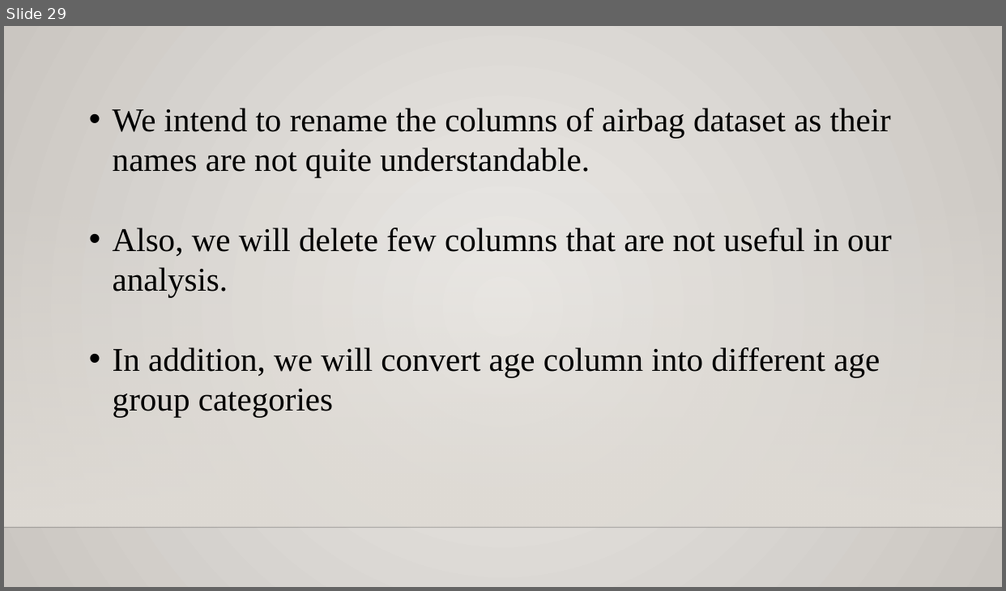
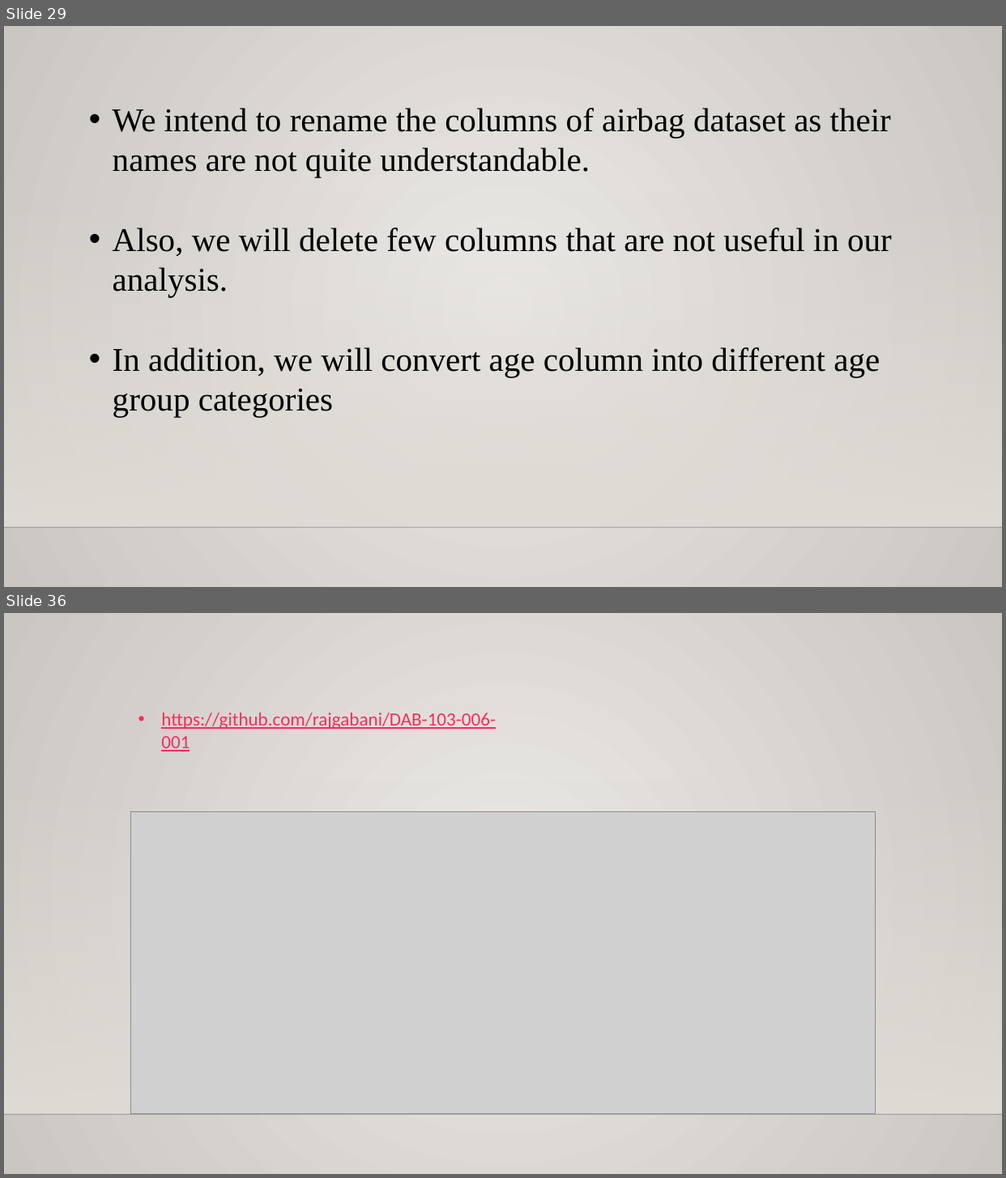
Before and after one commit to rajgabani/DAB-103-006-001, a slide deck: Project.pptx. Shown one above the other, each under a label of ours: slide 29 before the commit, slides 29 and 36 after it; the slides between them are not shown. The pictures are 1006x591 and 1006x1178 pixels, drawn with LibreOffice and Linux fonts; fonts in the diff are those of the drawing; grey boxes stand for pictures; background and template pictures are left out. Boxes give left, top, right and bottom in pixels: in the first picture for what was removed or moved away, otherwise in the second. Text is boxed around its words. In the diff, an @@ line names an element or a change of style, - is before the commit and + after.

Commit message:
final

```diff
--- a/Project.pptx
+++ b/Project.pptx
@@ slide 36 added at bbox=[4, 613, 1002, 1174], background gradient #ECEAE7 to #CAC7C1; not listed: 2 template elements that a slide beside it also shows @@
@@ text added at bbox=[161, 713, 496, 752], 18 pt, text #FA2B5C, underline @@
+• https://github.com/rajgabani/DAB-103-006-001
@@ picture added at bbox=[130, 811, 876, 1114] @@
```
Also in this commit, not shown: 1 slide changed, 6 other slides added.
